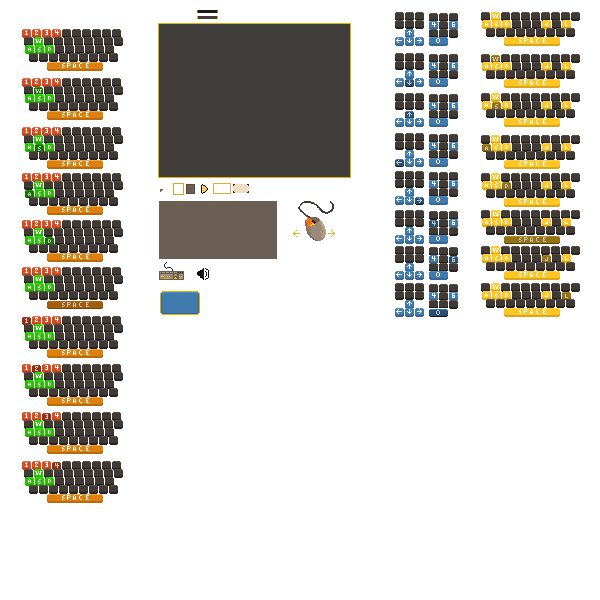
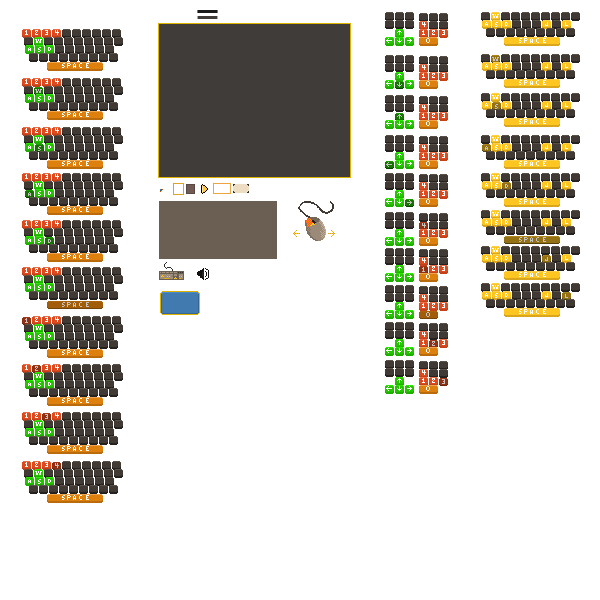
Layered file, before and after one edit (600x600). Changes by layer:
renamed "Player 2- Down Arrow" to "Player2- Down Arrow", painted on it over (385, 53, 458, 89)
renamed "Player 2- Up Arrow" to "Player2- Up Arrow", painted on it over (385, 93, 458, 129)
renamed "Player 2- Left Arrow" to "Player2- Left Arrow", painted on it over (385, 133, 458, 169)
renamed "Player 2- Right ARrow" to "Player 2- Right Arrow", painted on it over (385, 171, 458, 207)
moved "Player 2- No Clicked" above "Player 2- Numpad 4", painted on it over (385, 12, 458, 46)
painted on "Player 2- Numpad 4" over (385, 210, 458, 246)
renamed "Player 2- Numpad 6" to "Player 2- Numpad 1", painted on it over (385, 246, 458, 282)
renamed "Player 2- No Clicked copy" to "Player2- Numpad 0", painted on it over (385, 283, 458, 319)
added layer "Player 2- Numpad 2" in group "Two Players" over (385, 322, 448, 356)
added layer "Player 2- Numpad 3" in group "Two Players" over (385, 360, 448, 394)
